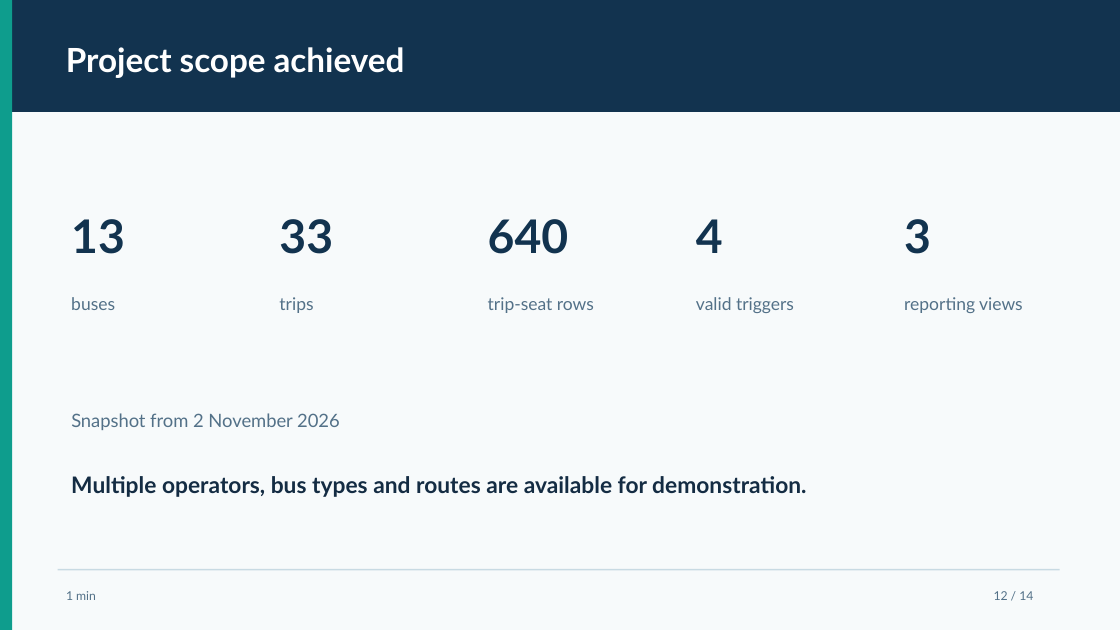
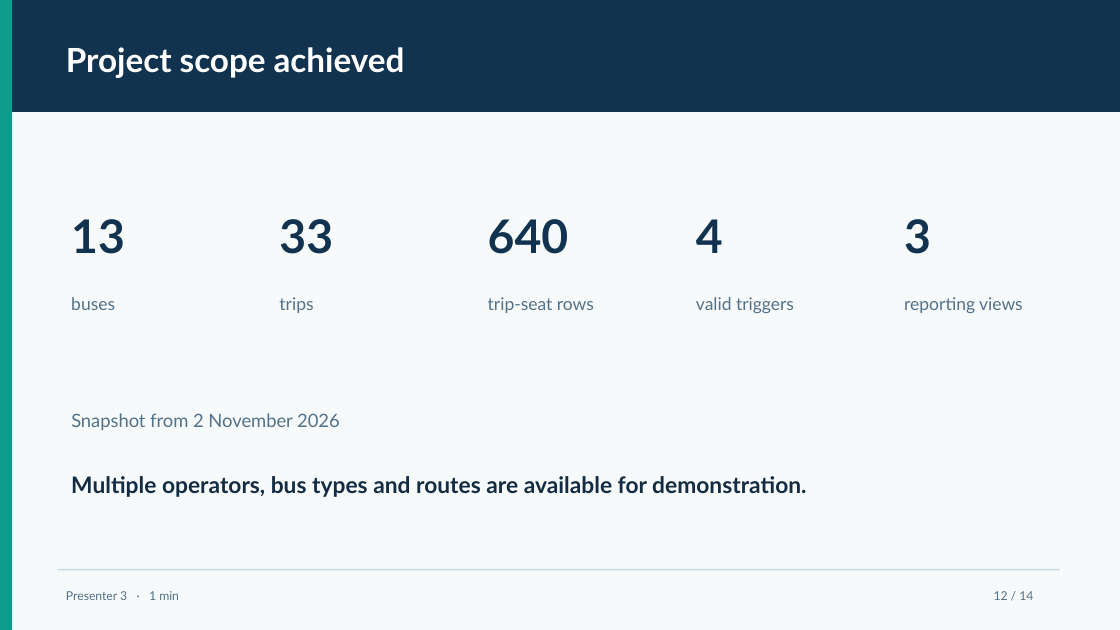
Before and after one commit to karthik-goud227/bus-ticket-booking-system, a slide deck: slide 12 of docs/BusBook_DBMS_Presentation.pptx. Drawn at 1120x630 pixels with LibreOffice and Linux fonts; fonts in the diff are those of the drawing. Boxes give left, top, right and bottom in pixels: in the first picture for what was removed or moved away, otherwise in the second. Text is boxed around its words. In the diff, an @@ line names an element or a change of style, - is before the commit and + after.

```diff
--- a/docs/BusBook_DBMS_Presentation.pptx
+++ b/docs/BusBook_DBMS_Presentation.pptx
@@ text at box(66, 591, 179, 600): text changed @@
-1 min
+Presenter 3 · 1 min
```
Also in this commit, not shown: 10 other slides changed, 1 slide added, 1 slide removed.
